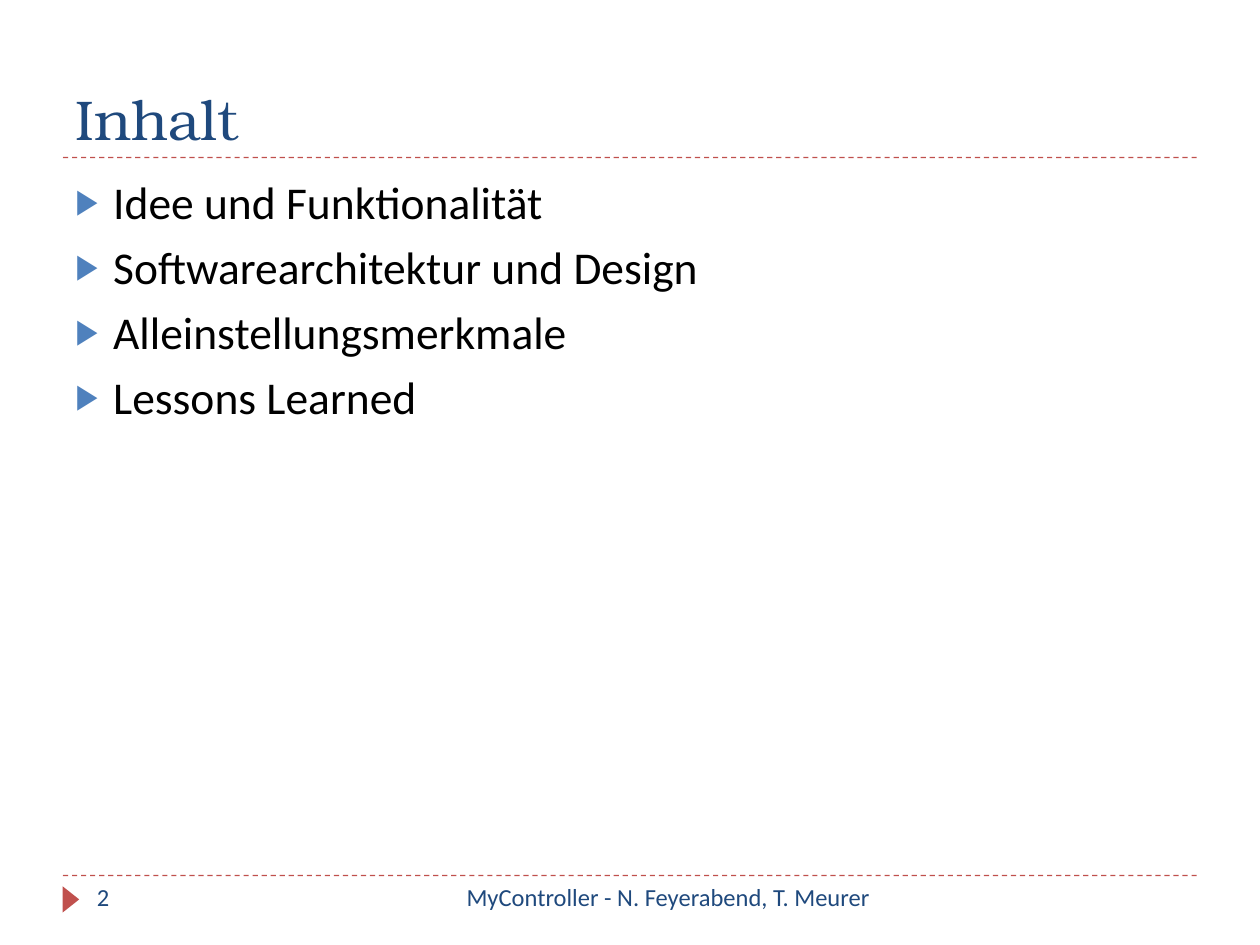
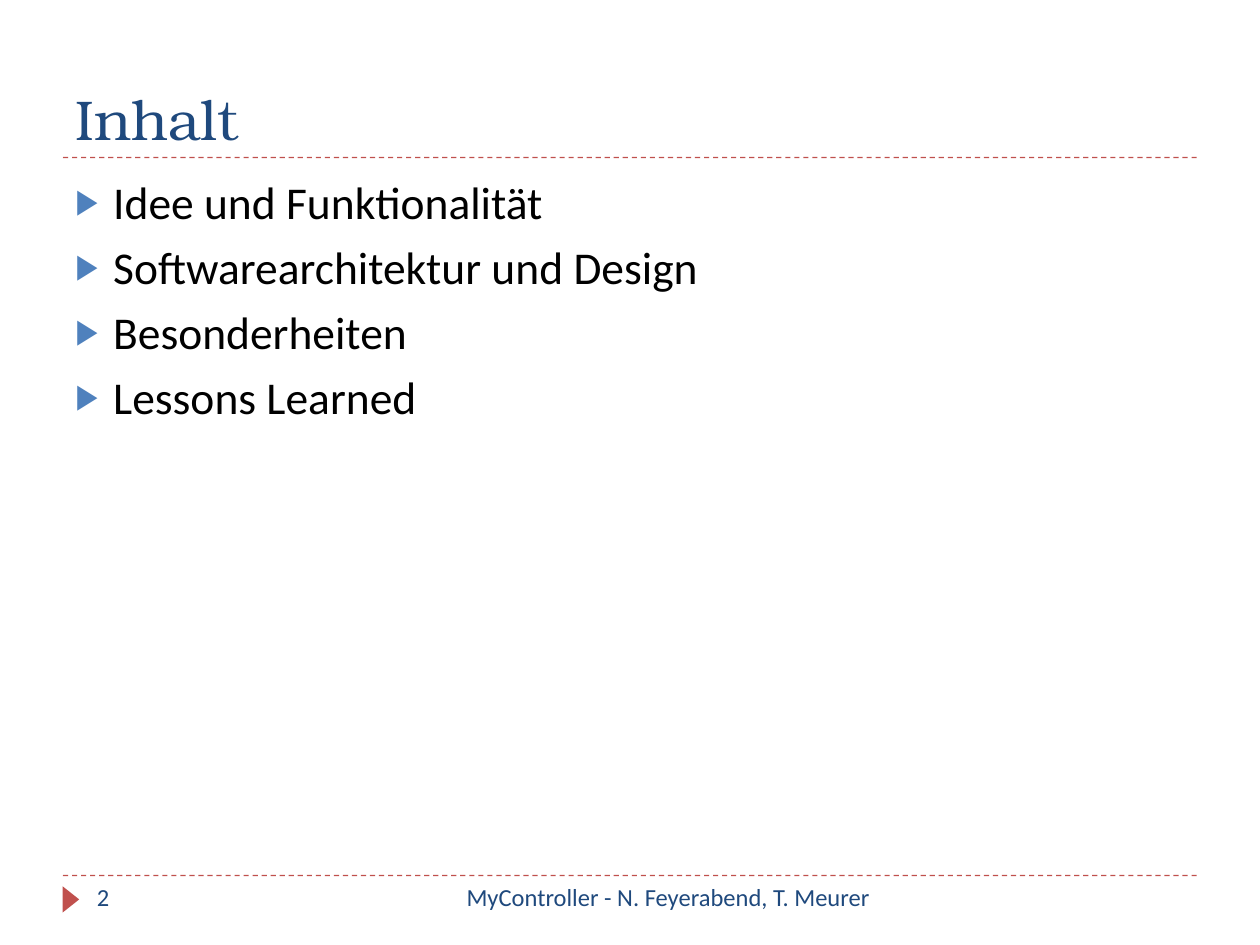
Before and after one commit to iBot/WP_SHC, a slide deck: slide 2 of dokumente/Präsentation/MyController.pptx. Drawn at 1260x945 pixels with LibreOffice and Linux fonts; fonts in the diff are those of the drawing. Boxes give left, top, right and bottom in pixels: in the first picture for what was removed or moved away, otherwise in the second. Text is boxed around its words. In the diff, an @@ line names an element or a change of style, - is before the commit and + after.

```diff
--- a/dokumente/Präsentation/MyController.pptx
+++ b/dokumente/Präsentation/MyController.pptx
@@ text at (113, 317, 407, 350): text changed @@
-▶ Alleinstellungsmerkmale
+▶ Besonderheiten
```
Also in this commit, not shown: 7 other slides changed.
